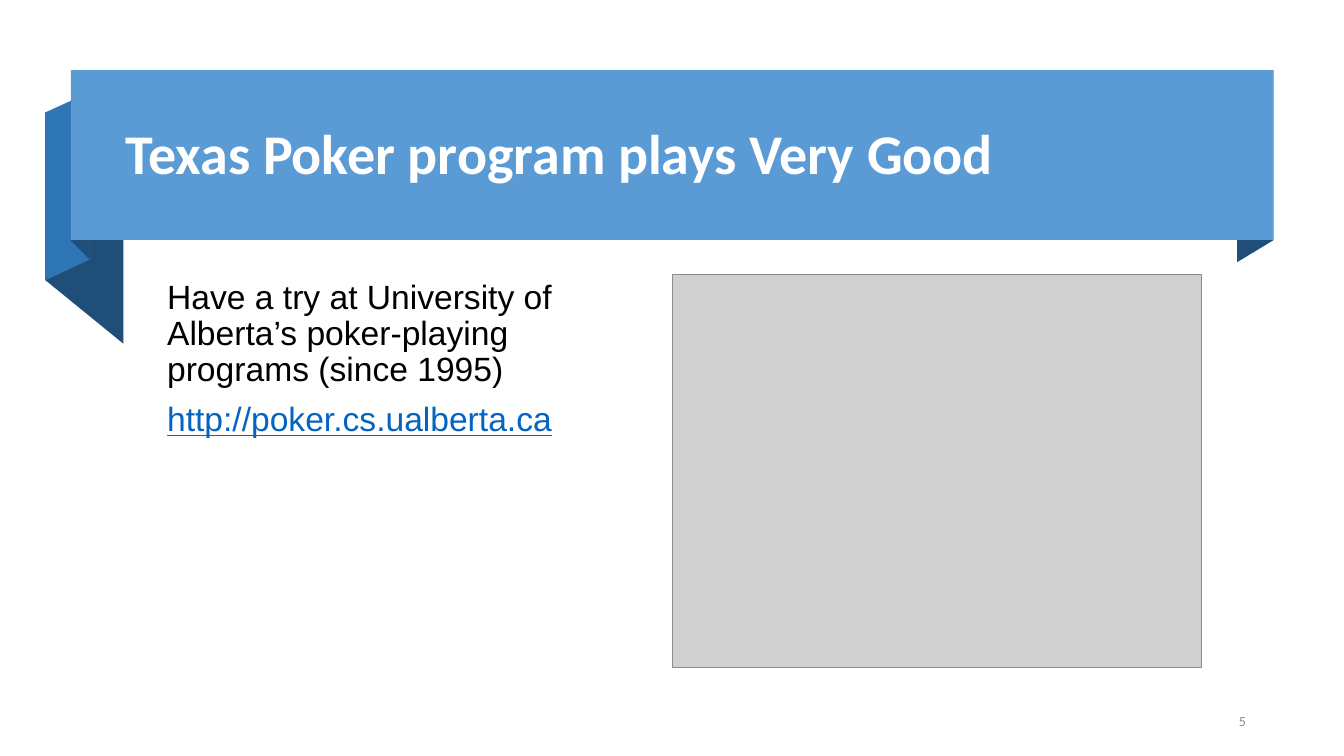
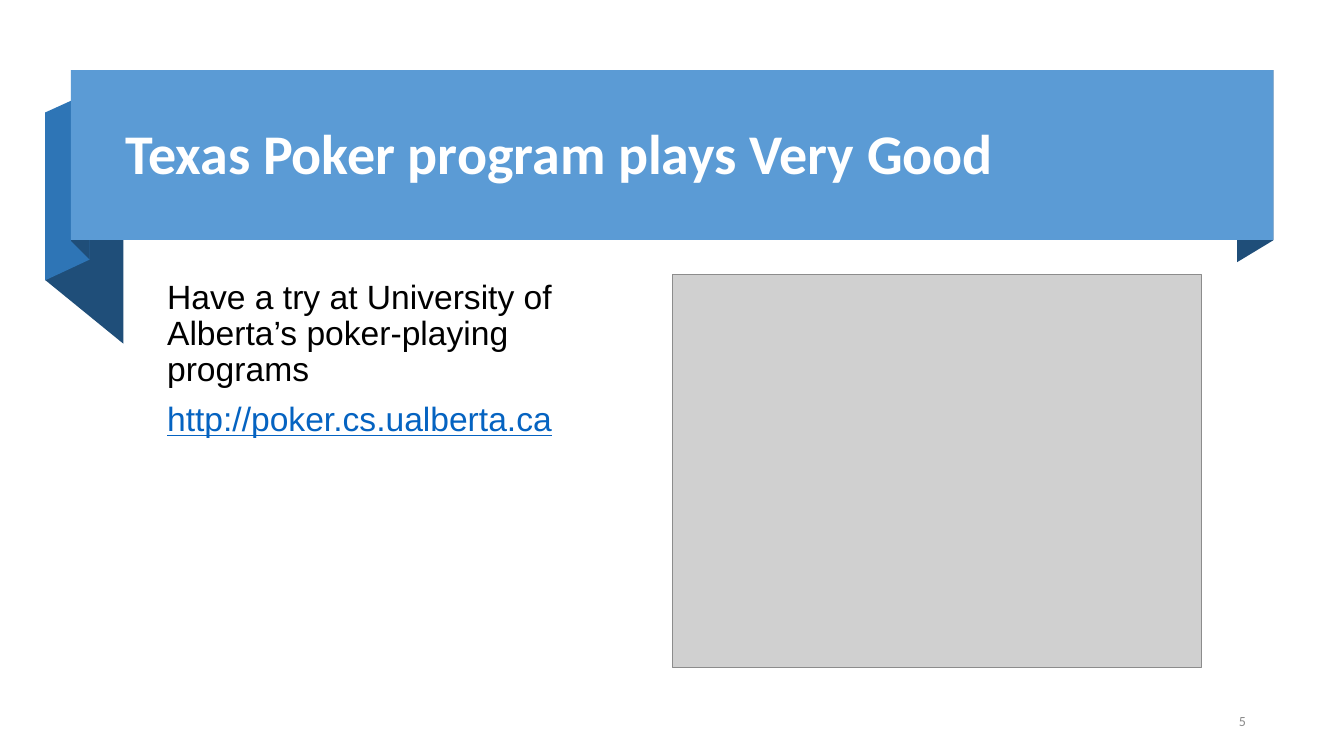
Before and after one commit to fanchuanster/uwinds, a slide deck: slide 5 of docs/8700AI/game in AI.pptx. Drawn at 1344x756 pixels with LibreOffice and Linux fonts; fonts in the diff are those of the drawing; grey boxes stand for pictures; background and template pictures are left out. Boxes give left, top, right and bottom in pixels: in the first picture for what was removed or moved away, otherwise in the second. Text is boxed around its words. In the diff, an @@ line names an element or a change of style, - is before the commit and + after.

```diff
--- a/docs/8700AI/game in AI.pptx
+++ b/docs/8700AI/game in AI.pptx
@@ text at (167,284,552,388): text changed @@
-Have a try at University of Alberta’s poker-playing programs (since 1995)
+Have a try at University of Alberta’s poker-playing programs
```
Also in this commit, not shown: 4 other slides changed, 2 slides removed.
